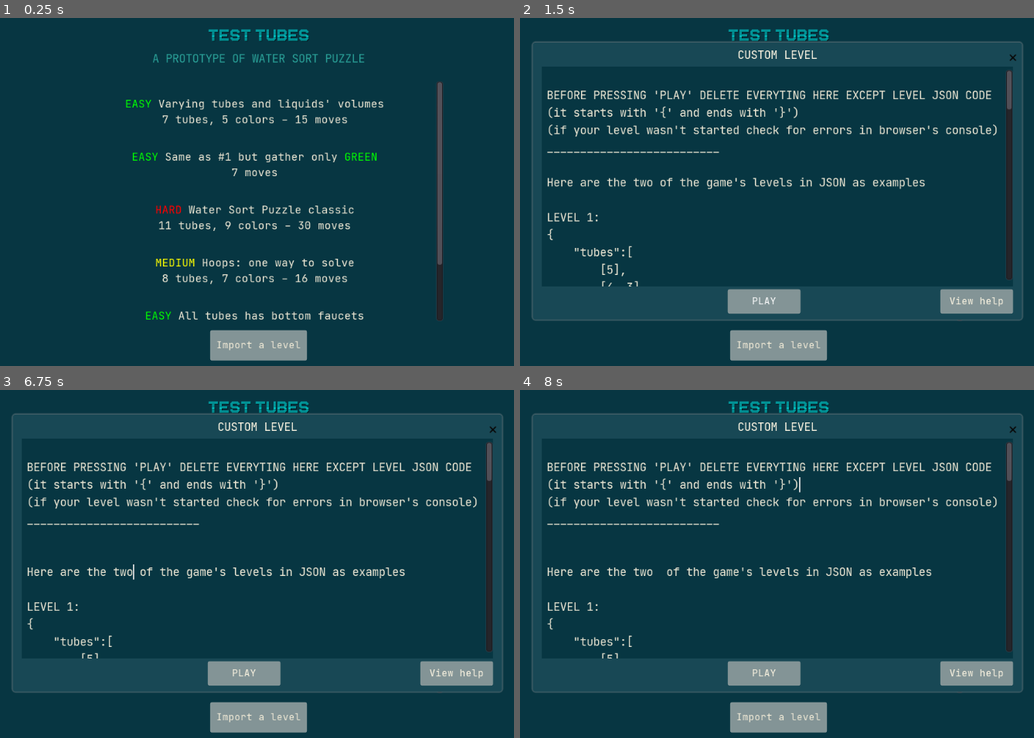
Above: before the commit, frames 1-4 (two rows, left to right).
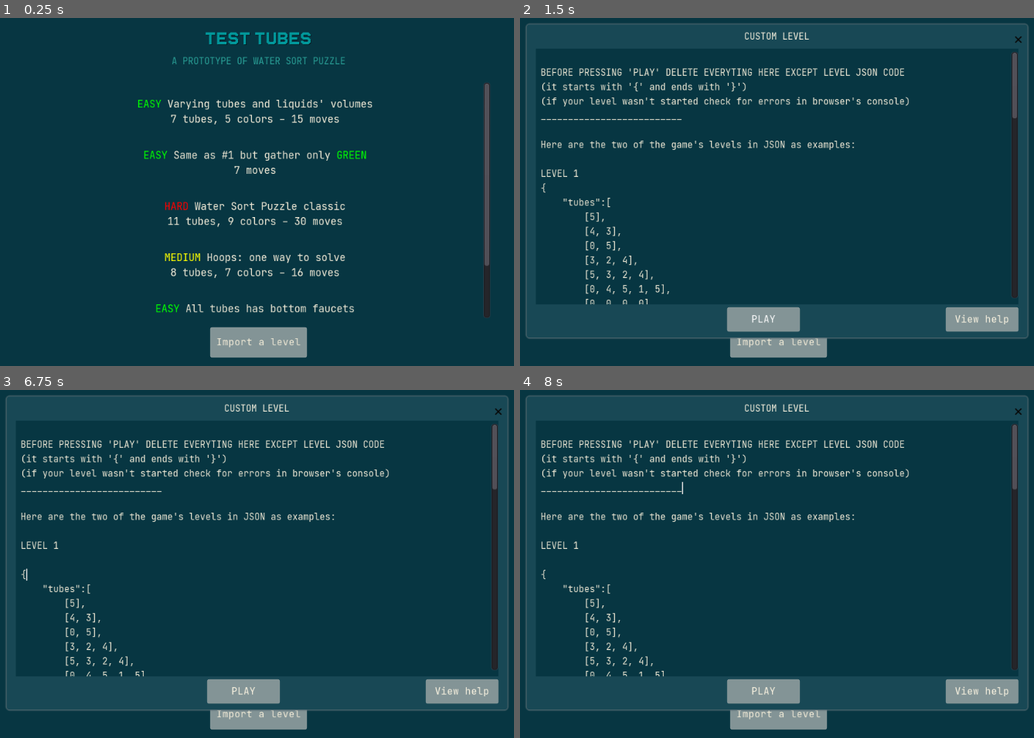
Above: after the commit, the same moments.

Repository: 1shevelov/test-tubes
Game: Godot game, scene res://scenes/Menu.tscn
The game is run twice, just before and just after one commit, with the same random seed, the same clock (stepped at 60 frames per second) and the same inputs.
Inputs (mouse positions are in pixels of both pictures, inside the frame that each line leads up to):
- Up to frame 1 (0.25 s): no input
- Up to frame 2 (1.5 s): click "Import a level" at 0.5 s; click "PLAY" at 1.25 s
- Up to frame 3 (6.75 s): click "PLAY" at 2 s; click "Import a level" at 2.75 s; click "Import a level" at 3.5 s; click "PLAY" at 4.25 s; click "View help" at 5 s; move the mouse to (395, 543) at 5.77 s; click (395, 543) at 5.92 s; tap Enter at 6.5 s; move the mouse to (133, 581) at 6.52 s; click (133, 581) at 6.67 s
- Up to frame 4 (8 s): tap Space at 7.25 s; move the mouse to (838, 483) at 7.27 s; click (838, 483) at 7.42 s

The runs differ from the first frame. In frame 1, 8.3% of the frame differs, in the area x 24-96%, y 3-99%; in frame 2, 14%, in the area x 1-99%, y 1-99%; in frame 3, 14%; in frame 4, 14%.

Commit message:
Scaling labels & text

Diff:
--- /dev/null
+++ b/assets/title.tres
@@ -0,0 +1,10 @@
+[gd_resource type="Theme" load_steps=3 format=2]
+
+[ext_resource path="res://assets/fonts/CAT-Arena.ttf" type="DynamicFontData" id=1]
+
+[sub_resource type="DynamicFont" id=1]
+size = 30
+font_data = ExtResource( 1 )
+
+[resource]
+default_font = SubResource( 1 )
--- a/scenes/GameScene.tscn
+++ b/scenes/GameScene.tscn
@@ -9,6 +9,8 @@
 [node name="GameScene" type="Control"]
 anchor_right = 1.0
 anchor_bottom = 1.0
+size_flags_horizontal = 3
+size_flags_vertical = 3
 script = ExtResource( 1 )
 __meta__ = {
 "_edit_use_anchors_": false
@@ -25,25 +27,26 @@
 [node name="MarginMain" type="MarginContainer" parent="."]
 anchor_right = 1.0
 anchor_bottom = 1.0
-custom_constants/margin_right = 20
-custom_constants/margin_top = 15
-custom_constants/margin_left = 20
-custom_constants/margin_bottom = 15
-__meta__ = {
-"_edit_use_anchors_": false
-}
+size_flags_horizontal = 3
+size_flags_vertical = 3
+custom_constants/margin_right = 15
+custom_constants/margin_top = 10
+custom_constants/margin_left = 15
+custom_constants/margin_bottom = 10
 
 [node name="VBoxMain" type="VBoxContainer" parent="MarginMain"]
-margin_left = 20.0
-margin_top = 15.0
-margin_right = 1004.0
-margin_bottom = 585.0
+margin_left = 15.0
+margin_top = 10.0
+margin_right = 1009.0
+margin_bottom = 590.0
+size_flags_horizontal = 3
+size_flags_vertical = 3
 __meta__ = {
 "_edit_use_anchors_": false
 }
 
 [node name="HBoxTitle" type="HBoxContainer" parent="MarginMain/VBoxMain"]
-margin_right = 984.0
+margin_right = 994.0
 margin_bottom = 70.0
 rect_min_size = Vector2( 0, 70 )
 size_flags_horizontal = 3
@@ -66,7 +69,7 @@
 
 [node name="RTLTitle" type="RichTextLabel" parent="MarginMain/VBoxMain/HBoxTitle"]
 margin_left = 74.0
-margin_right = 984.0
+margin_right = 994.0
 margin_bottom = 70.0
 size_flags_horizontal = 7
 size_flags_vertical = 5
@@ -92,16 +95,16 @@
 
 [node name="CountersCont" type="CenterContainer" parent="MarginMain/VBoxMain"]
 margin_top = 74.0
-margin_right = 984.0
+margin_right = 994.0
 margin_bottom = 114.0
 rect_min_size = Vector2( 0, 40 )
 size_flags_horizontal = 3
 size_flags_vertical = 5
 
 [node name="Counters" type="Label" parent="MarginMain/VBoxMain/CountersCont"]
-margin_left = 492.0
+margin_left = 497.0
 margin_top = 8.0
-margin_right = 492.0
+margin_right = 497.0
 margin_bottom = 31.0
 hint_tooltip = "MOVES done and
 poured VOLUME in portions"
@@ -115,18 +118,16 @@
 "_edit_use_anchors_": false
 }
 
-[node name="ErrorMessages" type="MarginContainer" parent="MarginMain/VBoxMain"]
+[node name="ErrorMessages" type="ScrollContainer" parent="MarginMain/VBoxMain"]
 margin_top = 118.0
-margin_right = 984.0
-margin_bottom = 188.0
-rect_min_size = Vector2( 0, 70 )
+margin_right = 994.0
+margin_bottom = 198.0
+rect_min_size = Vector2( 0, 80 )
 size_flags_horizontal = 3
 size_flags_vertical = 5
 
 [node name="Message" type="Label" parent="MarginMain/VBoxMain/ErrorMessages"]
-margin_top = 23.0
-margin_right = 984.0
-margin_bottom = 46.0
+margin_bottom = 23.0
 theme = ExtResource( 5 )
 custom_colors/font_color_shadow = Color( 0, 0, 0, 1 )
 custom_constants/line_spacing = 1
@@ -134,38 +135,35 @@
 "_edit_use_anchors_": false
 }
 
-[node name="MarginTubes" type="MarginContainer" parent="MarginMain/VBoxMain"]
-margin_top = 192.0
-margin_right = 984.0
-margin_bottom = 486.0
+[node name="MarginTubes" type="CenterContainer" parent="MarginMain/VBoxMain"]
+margin_top = 202.0
+margin_right = 994.0
+margin_bottom = 476.0
 size_flags_horizontal = 3
 size_flags_vertical = 3
 
 [node name="GridTubes" type="GridContainer" parent="MarginMain/VBoxMain/MarginTubes"]
-margin_right = 984.0
-margin_bottom = 294.0
+margin_left = 497.0
+margin_top = 137.0
+margin_right = 497.0
+margin_bottom = 137.0
+size_flags_horizontal = 3
 size_flags_vertical = 3
 custom_constants/vseparation = 10
 custom_constants/hseparation = 20
 
-[node name="Help" type="MarginContainer" parent="MarginMain/VBoxMain"]
-margin_top = 490.0
-margin_right = 984.0
-margin_bottom = 570.0
-rect_min_size = Vector2( 0, 80 )
+[node name="Help" type="ScrollContainer" parent="MarginMain/VBoxMain"]
+margin_top = 480.0
+margin_right = 994.0
+margin_bottom = 580.0
+rect_min_size = Vector2( 0, 100 )
 size_flags_horizontal = 3
 size_flags_vertical = 5
-
-[node name="ScrollContainer" type="ScrollContainer" parent="MarginMain/VBoxMain/Help"]
-margin_right = 984.0
-margin_bottom = 80.0
-size_flags_horizontal = 3
-size_flags_vertical = 3
 scroll_horizontal_enabled = false
 
-[node name="Instruction" type="Label" parent="MarginMain/VBoxMain/Help/ScrollContainer"]
-margin_right = 984.0
-margin_bottom = 80.0
+[node name="Instruction" type="Label" parent="MarginMain/VBoxMain/Help"]
+margin_right = 994.0
+margin_bottom = 100.0
 size_flags_horizontal = 3
 size_flags_vertical = 3
 theme = ExtResource( 5 )
--- a/scenes/Menu.tscn
+++ b/scenes/Menu.tscn
@@ -1,7 +1,7 @@
 [gd_scene load_steps=7 format=2]
 
 [ext_resource path="res://scripts/Menu.gd" type="Script" id=1]
-[ext_resource path="res://assets/fonts/title.tres" type="DynamicFont" id=2]
+[ext_resource path="res://assets/title.tres" type="Theme" id=2]
 [ext_resource path="res://assets/fonts/main.tres" type="DynamicFont" id=3]
 [ext_resource path="res://assets/buttons.tres" type="Theme" id=4]
 [ext_resource path="res://assets/textedit_styleboxflat.tres" type="StyleBox" id=5]
@@ -42,10 +42,10 @@
 
 [node name="MainVBox" type="VBoxContainer" parent="MainHBox"]
 margin_left = 212.0
-margin_top = 24.0
+margin_top = 29.0
 margin_right = 812.0
-margin_bottom = 574.0
-rect_min_size = Vector2( 350, 550 )
+margin_bottom = 569.0
+rect_min_size = Vector2( 350, 540 )
 size_flags_horizontal = 2
 size_flags_vertical = 4
 custom_constants/separation = 20
@@ -55,17 +55,17 @@
 
 [node name="VBoxTitle" type="VBoxContainer" parent="MainHBox/MainVBox"]
 margin_right = 600.0
-margin_bottom = 71.0
+margin_bottom = 70.0
 size_flags_horizontal = 3
 size_flags_vertical = 4
 
 [node name="RTLTitle" type="RichTextLabel" parent="MainHBox/MainVBox/VBoxTitle"]
 margin_right = 600.0
-margin_bottom = 37.0
+margin_bottom = 36.0
 rect_min_size = Vector2( 150, 0 )
-size_flags_horizontal = 5
-size_flags_vertical = 4
-custom_fonts/normal_font = ExtResource( 2 )
+size_flags_horizontal = 3
+size_flags_vertical = 4
+theme = ExtResource( 2 )
 custom_colors/font_color_shadow = Color( 0, 0, 0, 1 )
 custom_constants/line_separation = 5
 bbcode_enabled = true
@@ -74,9 +74,9 @@
 fit_content_height = true
 
 [node name="RTLSubtitle" type="RichTextLabel" parent="MainHBox/MainVBox/VBoxTitle"]
-margin_top = 41.0
-margin_right = 600.0
-margin_bottom = 71.0
+margin_top = 40.0
+margin_right = 600.0
+margin_bottom = 70.0
 rect_min_size = Vector2( 150, 0 )
 size_flags_horizontal = 5
 size_flags_vertical = 4
@@ -92,9 +92,9 @@
 }
 
 [node name="ScrollContainer" type="ScrollContainer" parent="MainHBox/MainVBox"]
-margin_top = 91.0
-margin_right = 600.0
-margin_bottom = 490.0
+margin_top = 90.0
+margin_right = 600.0
+margin_bottom = 480.0
 rect_min_size = Vector2( 0, 380 )
 size_flags_horizontal = 3
 size_flags_vertical = 3
@@ -102,16 +102,17 @@
 
 [node name="LevelSelection" type="VBoxContainer" parent="MainHBox/MainVBox/ScrollContainer"]
 margin_right = 600.0
-margin_bottom = 399.0
+margin_bottom = 390.0
 rect_min_size = Vector2( 600, 0 )
+size_flags_horizontal = 3
 size_flags_vertical = 3
 custom_constants/separation = 5
 
 [node name="ButtonImport" type="Button" parent="MainHBox/MainVBox"]
 margin_left = 230.0
-margin_top = 510.0
+margin_top = 500.0
 margin_right = 370.0
-margin_bottom = 550.0
+margin_bottom = 540.0
 rect_min_size = Vector2( 100, 40 )
 size_flags_horizontal = 4
 size_flags_vertical = 4
@@ -132,6 +133,7 @@
 theme = ExtResource( 6 )
 popup_exclusive = true
 window_title = "CUSTOM LEVEL"
+resizable = true
 __meta__ = {
 "_edit_use_anchors_": false
 }
--- a/scenes/TubeButton.tscn
+++ /dev/null
@@ -1,19 +0,0 @@
-[gd_scene load_steps=2 format=2]
-
-[ext_resource path="res://scripts/TubeButton.gd" type="Script" id=1]
-
-[node name="TubeButton" type="Button"]
-anchor_right = 1.0
-anchor_bottom = 1.0
-margin_right = -974.0
-margin_bottom = -550.0
-rect_min_size = Vector2( 50, 50 )
-size_flags_horizontal = 4
-size_flags_vertical = 4
-toggle_mode = true
-script = ExtResource( 1 )
-__meta__ = {
-"_edit_use_anchors_": false
-}
-[connection signal="pressed" from="." to="." method="_on_TubeButton_pressed"]
-[connection signal="toggled" from="." to="." method="_on_TubeButton_toggled"]
--- a/scripts/GameScene.gd
+++ b/scripts/GameScene.gd
@@ -5,21 +5,19 @@
 var game: Game
 
 const TUBE_SCENE := preload("res://scenes/TubeScene.tscn")
-#var tubes: Array = [] # of TUBE_SCENE
 
 var BORDER := 0.1 # in %
 
-onready var instruction: Label = $MarginMain/VBoxMain/Help/ScrollContainer/Instruction
+onready var counters: Label = $MarginMain/VBoxMain/CountersCont/Counters
+onready var message_cont := $MarginMain/VBoxMain/ErrorMessages
 onready var message: Label = $MarginMain/VBoxMain/ErrorMessages/Message
-onready var counters: Label = $MarginMain/VBoxMain/CountersCont/Counters
+onready var instruction_cont := $MarginMain/VBoxMain/Help
+onready var instruction: Label = $MarginMain/VBoxMain/Help/Instruction
 
-#const TUBE_SIZE := Vector2(50, 250)
-onready var tubes_margins: MarginContainer = $MarginMain/VBoxMain/MarginTubes
 onready var tubes: GridContainer = $MarginMain/VBoxMain/MarginTubes/GridTubes
 const TUBES_GAP := 0.1 # in %
 const TUBES_MARGIN := 0.25
 
-const BUTTON:= preload("res://scenes/TubeButton.tscn")
 var tube_buttons: Array = []
 var bottom_buttons: Array = [] # for bottom faucets
 
@@ -40,7 +38,7 @@
 		menu.close_game()
 	# warning-ignore:return_value_discarded
 	$"/root".connect("size_changed", self, "_on_root_size_changed", [], \
-		CONNECT_DEFERRED)
+			CONNECT_DEFERRED)
 	Globals.game_scene = self
 
 	game = Game.new()
@@ -55,15 +53,22 @@
 
 func _on_root_size_changed() -> void:
 	var ROOT_SIZE: Vector2 = $"/root".get_size()
-	#print_debug("tubes= %s, root.x= %s, gap= %s" % [tubes_number, ROOT_SIZE.x,
-	#		ROOT_SIZE.x * TUBES_GAP * (1 - tubes_number / Globals.MAX_TUBES)])
 	var tubes_num_coeff: float = (1 - float(tubes_number) / Globals.MAX_TUBES)
-	tubes_margins.add_constant_override("margin_left", int(ROOT_SIZE.x \
-			* TUBES_MARGIN * tubes_num_coeff * tubes_num_coeff))
-	tubes_margins.add_constant_override("margin_right", int(ROOT_SIZE.x \
-			* TUBES_MARGIN * tubes_num_coeff * tubes_num_coeff))
+
 	tubes.add_constant_override("hseparation", int(ROOT_SIZE.x * TUBES_GAP \
 			* tubes_num_coeff))
+	for each in tubes.get_children():
+		each.set_custom_minimum_size(Vector2(ROOT_SIZE.x * 0.15 * tubes_num_coeff,
+				ROOT_SIZE.y * 0.53))
+
+	var font: DynamicFont = counters.get_font("string_name", "")
+	var coeff: int = 3
+	if ROOT_SIZE.y > 1000:
+		coeff = 5
+	font.set_size(int(ROOT_SIZE.y / 30) - coeff)
+
+	message_cont.set_custom_minimum_size(Vector2(0, ROOT_SIZE.y / 8.4))
+	instruction_cont.set_custom_minimum_size(Vector2(0, ROOT_SIZE.y / 8))
 
 
 func show_tubes() -> void:
@@ -88,15 +93,6 @@
 	var all_tubes: Array = tubes.get_children()
 	for i in all_tubes.size():
 		all_tubes[i].update_tube(Globals.get_level().get_tube(i).get_content())
-
-#
-#func add_button(num: int, is_bottom: bool, center_pos: Vector2) -> Button:
-#	var button: Button = BUTTON.instance()
-#	button.num = num
-#	button.is_bottom = is_bottom
-#	button.set_coords(center_pos)
-#	add_child(button)
-#	return button
 
 
 func _on_tube_clicked(num: int, is_neck: bool) -> void:
--- a/scripts/Menu.gd
+++ b/scripts/Menu.gd
@@ -7,6 +7,8 @@
 var levels: Array = [] # of Level
 onready var levels_list: VBoxContainer = $MainHBox/MainVBox/ScrollContainer/LevelSelection
 
+onready var main_vbox: VBoxContainer = $MainHBox/MainVBox
+onready var title: RichTextLabel = $MainHBox/MainVBox/VBoxTitle/RTLTitle
 onready var import_text_control: TextEdit = $DialogImport/MarginCont/VBoxCont/InputText
 
 
@@ -14,6 +16,32 @@
 	OS.set_min_window_size(Globals.VPS_MIN)
 	make_levels_list()
 	load_import_help()
+	# warning-ignore:return_value_discarded
+	$"/root".connect("size_changed", self, "_on_root_size_changed", [], \
+			CONNECT_DEFERRED)
+	_on_root_size_changed()
+
+
+func _on_root_size_changed() -> void:
+	var ROOT_SIZE: Vector2 = $"/root".get_size()
+
+	main_vbox.set_custom_minimum_size(Vector2(ROOT_SIZE.x * 0.75, ROOT_SIZE.y * 0.9))
+	var coeff: int = 3
+	if ROOT_SIZE.y > 1000:
+		coeff = 5
+
+	var font: DynamicFont = title.get_font("string_name", "")
+	font.set_size(int(ROOT_SIZE.y / 18))
+	title._set_size(Vector2(title.get_size().x, font.get_size() + coeff))
+
+	var sample_label = levels_list.get_child(0)
+	font = sample_label.get_font("string_name", "")
+	font.set_size(int(ROOT_SIZE.y / 30) - coeff)
+	#print_debug("%s - %s" % [int(ROOT_SIZE.y / 30), font.get_size()])
+
+	$DialogImport._set_size(ROOT_SIZE * 0.8)
+	font = import_text_control.get_font("string_name", "")
+	font.set_size(int(ROOT_SIZE.x / 55) - coeff)
 
 
 func close_game() -> void:
--- a/scripts/PortionScene.gd
+++ b/scripts/PortionScene.gd
@@ -6,10 +6,10 @@
 	pass
 
 
-func set_coords(pos: Vector2, size: Vector2):
-	$Container._set_global_position(pos)
-	$Container._set_size(size)
-	$Container.set_custom_minimum_size(size)
+#func set_coords(pos: Vector2, size: Vector2):
+#	$Container._set_global_position(pos)
+#	$Container._set_size(size)
+#	$Container.set_custom_minimum_size(size)
 
 
 func set_color(new_color: int) -> void:
--- a/scripts/TubeButton.gd
+++ /dev/null
@@ -1,32 +0,0 @@
-extends Button
-
-signal but_pressed(num, is_bottom)
-
-var num: int = 0
-
-# if true button opens bottom faucet
-var is_bottom: bool = false
-
-
-func _ready():
-	set_text(String(num))
-	# warning-ignore:return_value_discarded
-	connect("but_pressed", get_parent(), "_on_but_pressed")
-
-
-func set_coords(center_pos: Vector2) -> void:
-	_set_global_position(center_pos - get_size() * 2)
-
-
-func _on_TubeButton_toggled(button_pressed):
-	if button_pressed:
-		_set_position(get_position() + Vector2(0, - 15))
-		_set_size(Vector2(get_size().x, get_size().y * 1.5))
-	else:
-		_set_position(get_position() + Vector2(0, 15))
-		_set_size(Vector2(get_size().x, get_size().y / 1.5))
-	#emit_signal("but_pressed", num)
-
-
-func _on_TubeButton_pressed():
-	emit_signal("but_pressed", num, is_bottom)
Not shown, changed: levels/level_examples.txt
